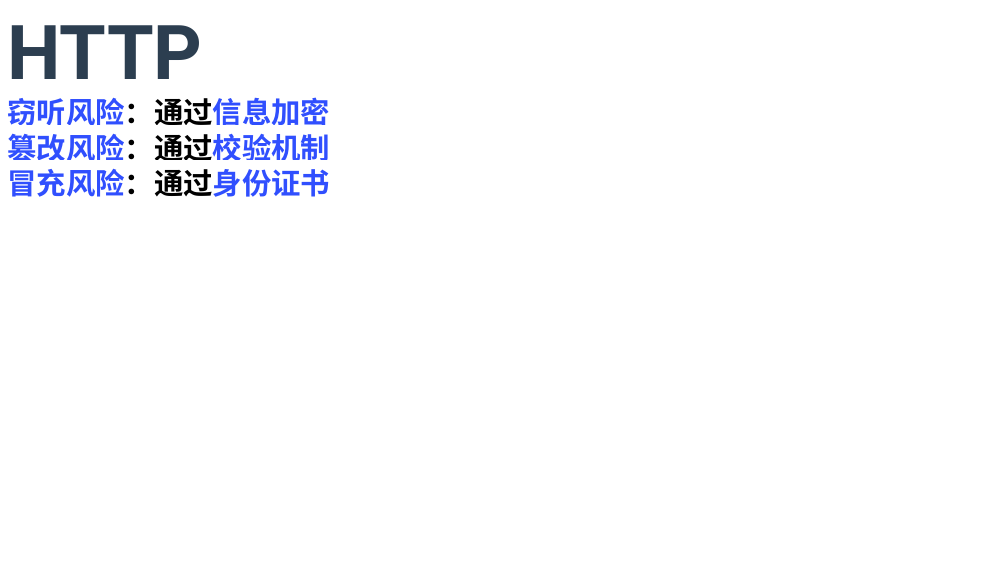
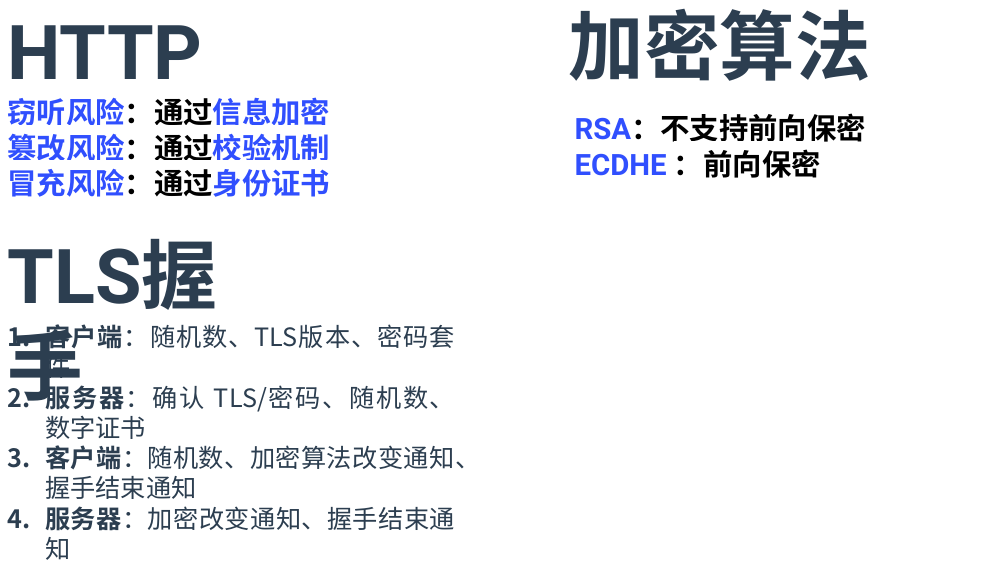
Before and after one commit to T0kisaki-Kurumi/LeetCode, a slide deck: slide 11 of 实习/新建 Microsoft PowerPoint 演示文稿.pptx (slide 5 before the commit). Drawn at 1008x567 pixels with LibreOffice and Linux fonts; fonts in the diff are those of the drawing. Boxes give left, top, right and bottom in pixels: in the first picture for what was removed or moved away, otherwise in the second. Text is boxed around its words. In the diff, an @@ line names an element or a change of style, - is before the commit and + after.

```diff
--- a/实习/新建 Microsoft PowerPoint 演示文稿.pptx
+++ b/实习/新建 Microsoft PowerPoint 演示文稿.pptx
@@ text added at [569, 9, 871, 81], 72 pt, text #2C3E50, bold @@
+加密算法
@@ text added at [575, 113, 866, 178], 28 pt, text #000000, bold @@
+RSA：不支持前向保密
+ECDHE ：前向保密
@@ text added at [0, 225, 295, 324], 72 pt, text #2C3E50, bold @@
+TLS握手
@@ text added at [45, 324, 480, 560], 24 pt, text #2C3E50 @@
+1. 客户端：随机数、TLS版本、密码套件
+2. 服务器：确认 TLS/密码、随机数、数字证书
+3. 客户端：随机数、加密算法改变通知、握手结束通知
+4. 服务器：加密改变通知、握手结束通知
```
Also in this commit, not shown: 8 slides added, 3 other files.
